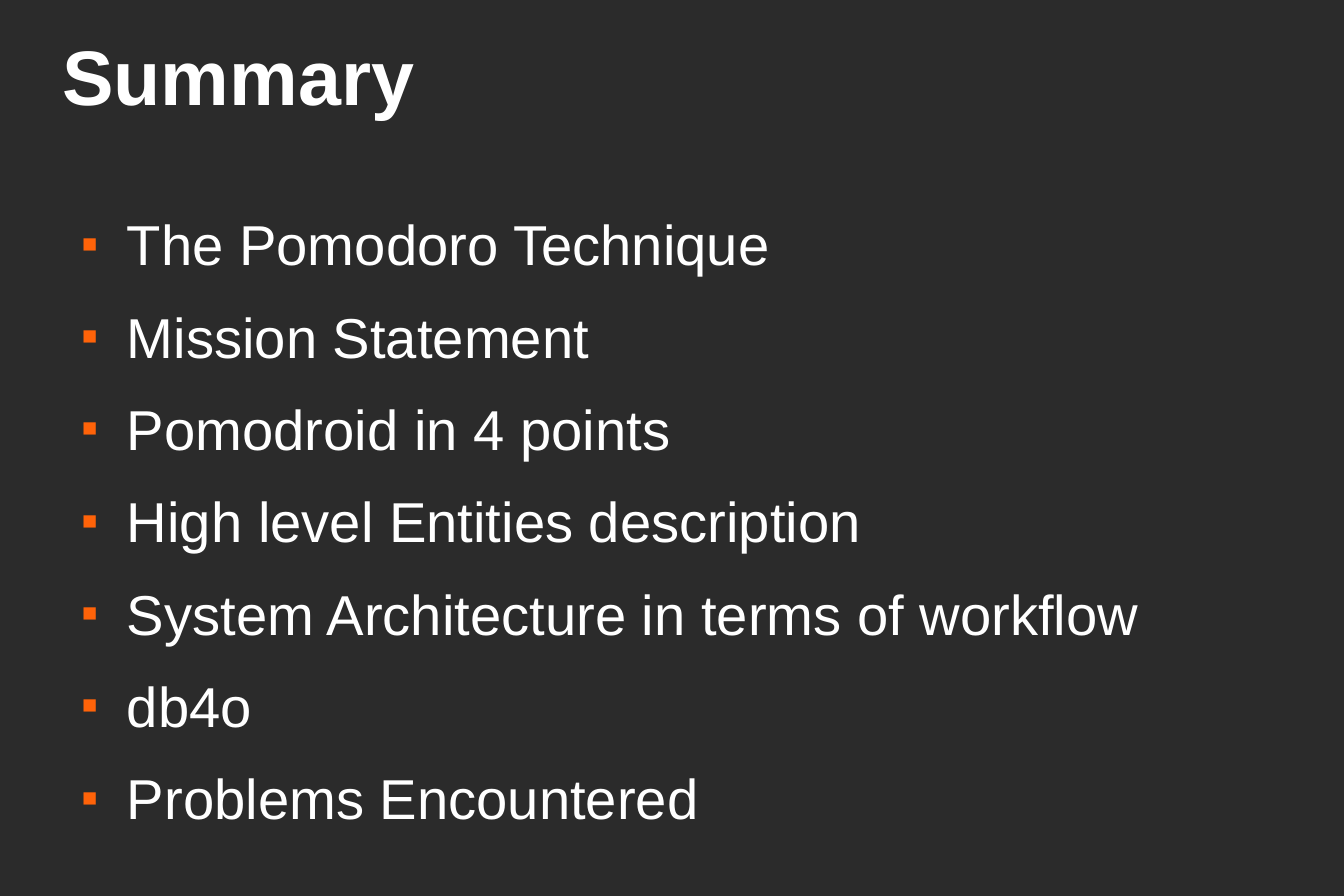
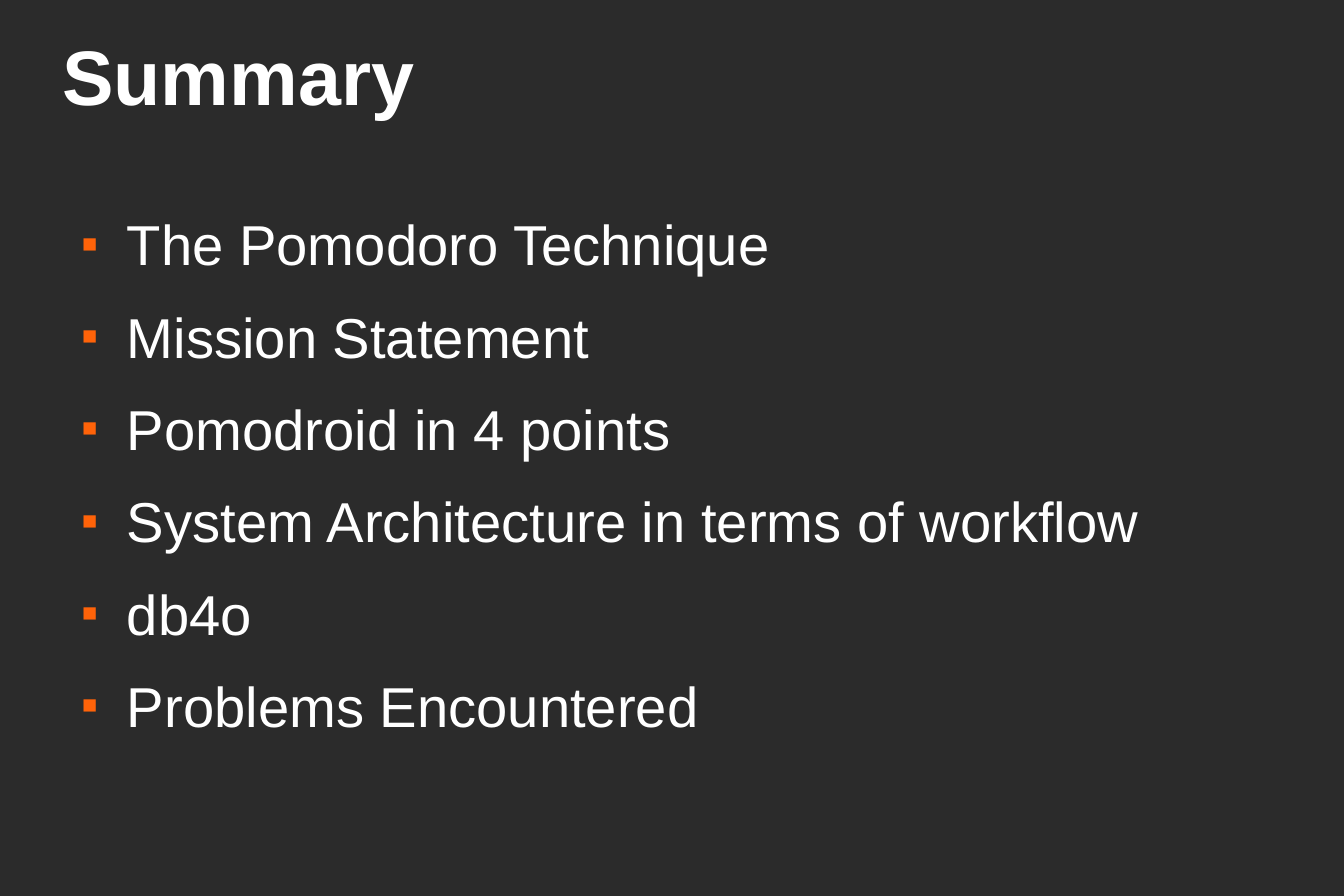
Before and after one commit to dgraziotin/openpomo, a slide deck: slide 2 of docs/Project_Presentation.odp. Drawn at 1344x896 pixels with LibreOffice and Linux fonts; fonts in the diff are those of the drawing; background and template pictures are left out; a plain dark background stands for a picture behind light text. Boxes give left, top, right and bottom in pixels: in the first picture for what was removed or moved away, otherwise in the second. Text is boxed around its words. In the diff, an @@ line names an element or a change of style, - is before the commit and + after.

Commit message:
final presentation

```diff
--- a/docs/Project_Presentation.odp
+++ b/docs/Project_Presentation.odp
@@ text at (x1=127, y1=501, x2=861, y2=553): paragraph removed @@
-■ High level Entities description
```
Also in this commit, not shown: 1 slide removed.
